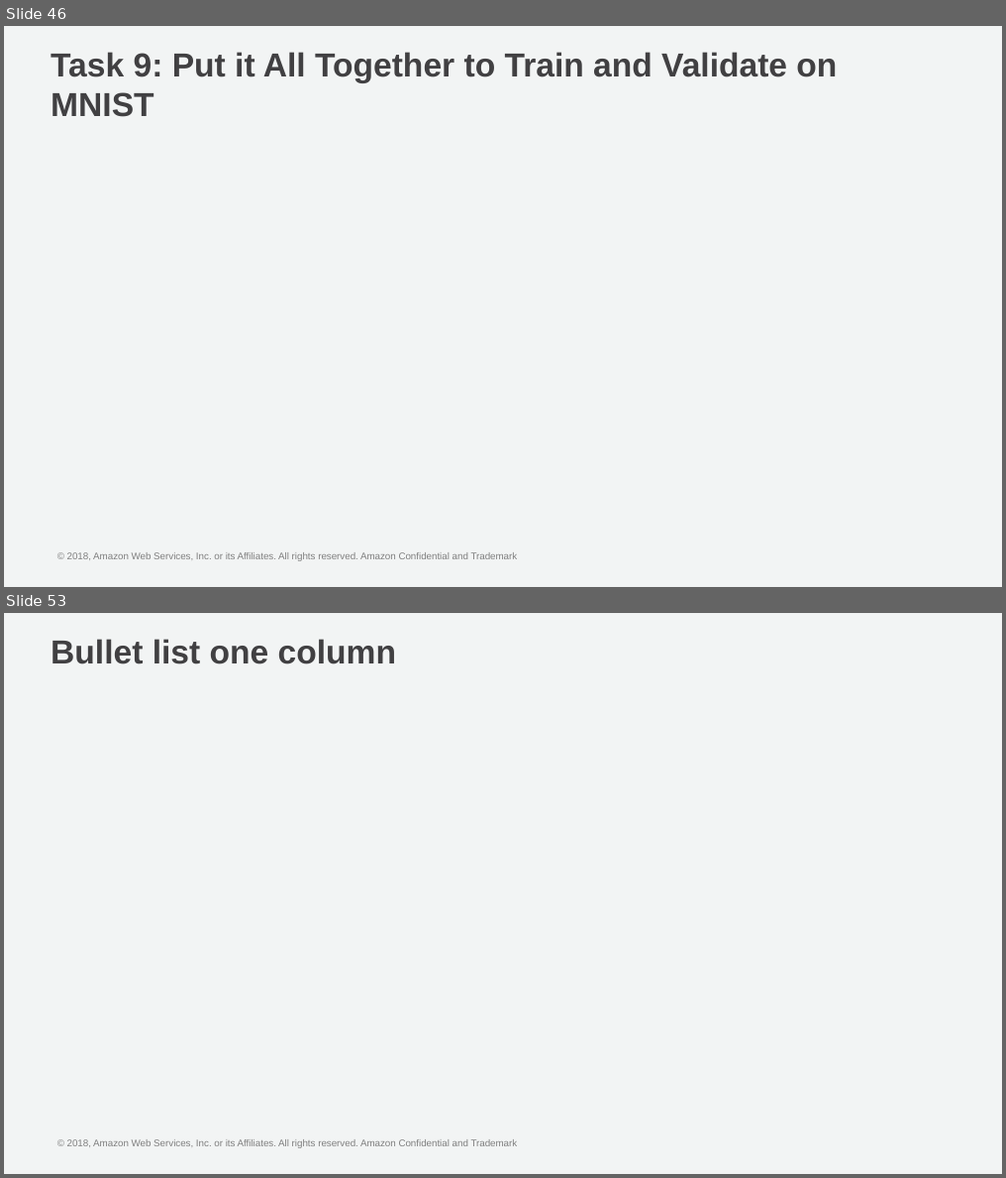
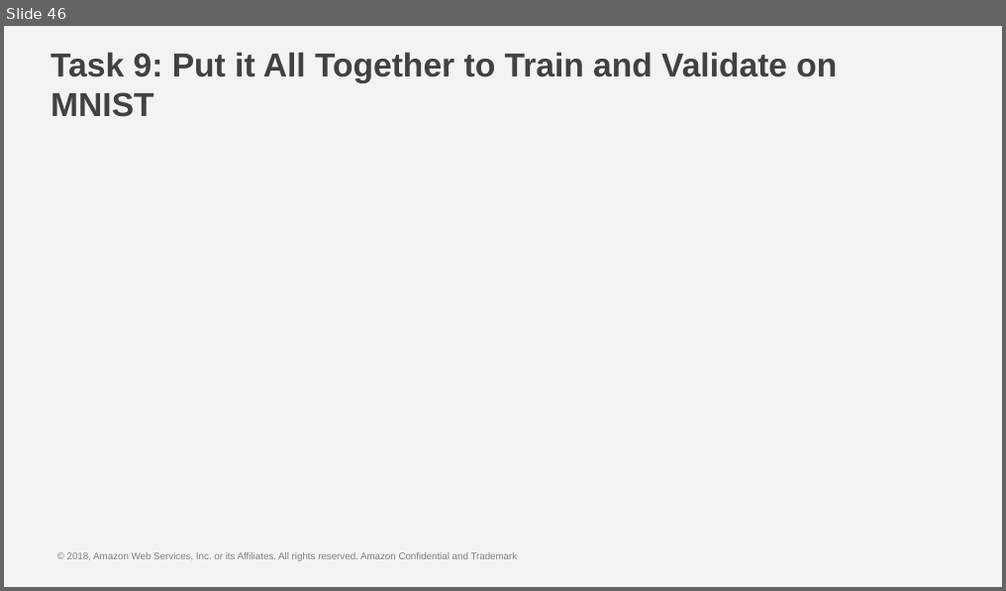
Before and after one commit to cyrusmvahid/GluonBootcamp, a slide deck: slides/Multi_GPU_and_Distributed_Training.pptx. Shown one above the other, each under a label of ours: slides 46 and 53 before the commit, slide 46 after it; the slides between them are not shown. The pictures are 1006x1178 and 1006x591 pixels, drawn with LibreOffice and Linux fonts; fonts in the diff are those of the drawing; background and template pictures are left out. Boxes give left, top, right and bottom in pixels: in the first picture for what was removed or moved away, otherwise in the second. Text is boxed around its words. In the diff, an @@ line names an element or a change of style, - is before the commit and + after.

```diff
--- a/slides/Multi_GPU_and_Distributed_Training.pptx
+++ b/slides/Multi_GPU_and_Distributed_Training.pptx
@@ slide 53 removed at [4,613,1002,1174], background #F2F4F4; not listed: 1 template element that a slide beside it also shows @@
@@ title removed at [51,639,396,664] @@
-Bullet list one column
```
Also in this commit, not shown: 31 other slides removed, 1 other file.
